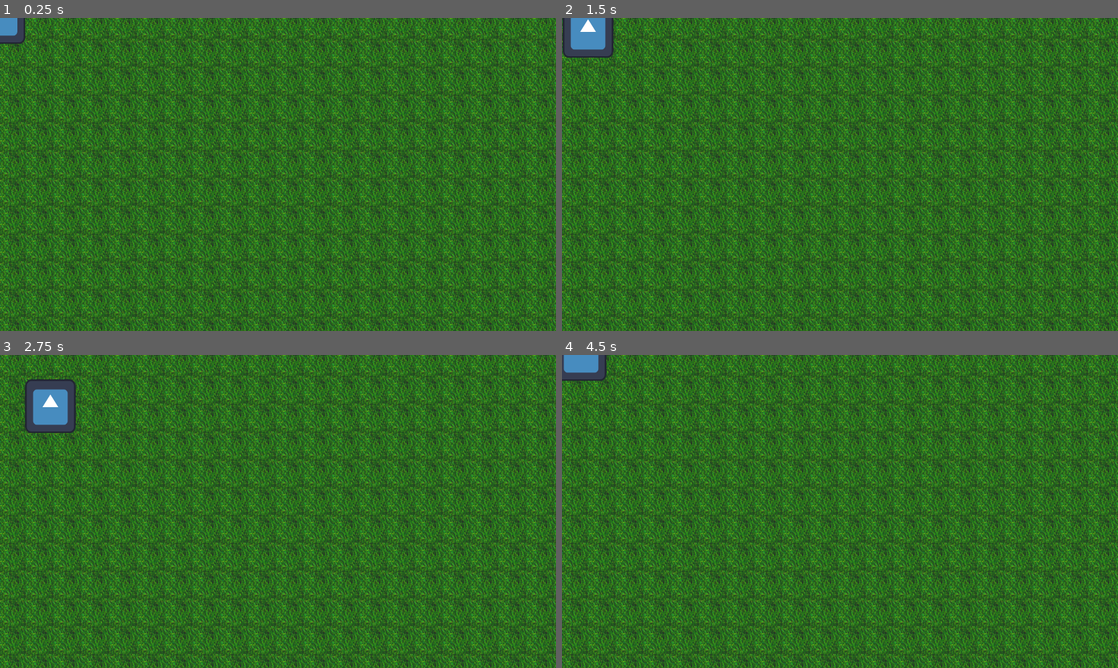
Above: before the commit, frames 1-4 (two rows, left to right).
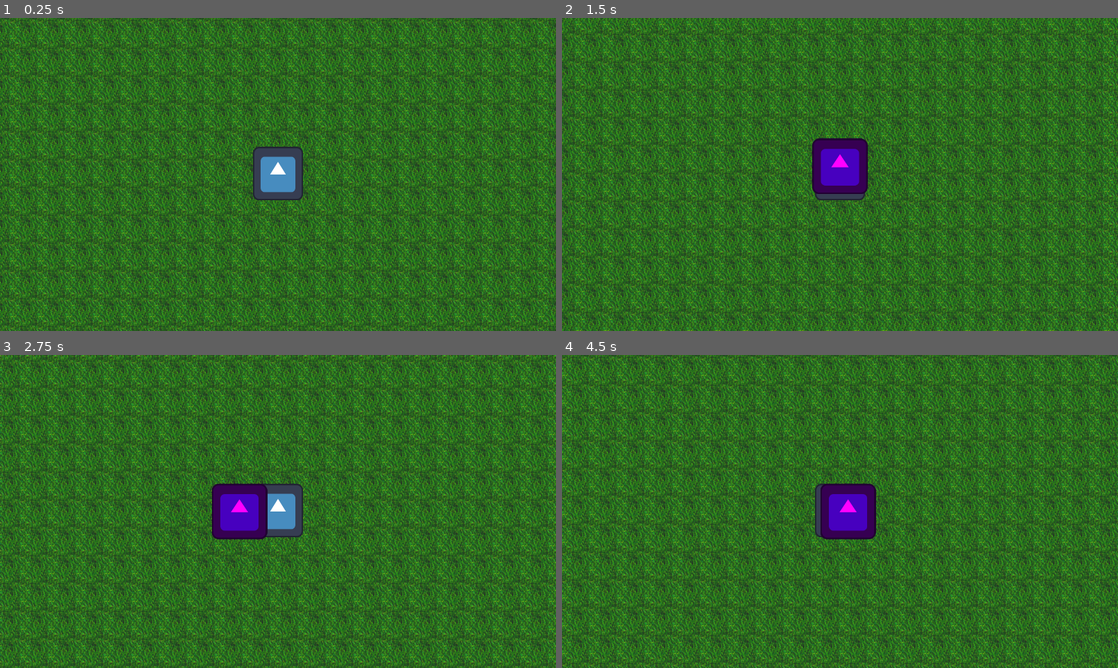
Above: after the commit, the same moments.

Repository: henriquegeribello/CC5408-1-Taller-de-Dise-o-y-Desarrollo-de-Videojuegos
Game: Godot game, scene res://World/world.tscn
The game is run twice, just before and just after one commit, with the same random seed, the same clock (stepped at 60 frames per second) and the same inputs. The engine's default icon, where the game draws it, is replaced by a stand-in: a white triangle on a blue panel in a dark square.
Inputs:
- Up to frame 1 (0.25 s): no input
- Up to frame 2 (1.5 s): tap Enter (ui_accept) at 0.5, 0.6, 0.77, 1.07, 1.35 s; hold D (right) 0.53-1.28 s; hold S (down) from 1.28 s (still down)
- Up to frame 3 (2.75 s): tap Enter (ui_accept) at 1.52, 1.82, 2.1 s; release S (down) at 2.03 s; hold D (right) from 2.03 s (still down)
- Up to frame 4 (4.5 s): release D (right) at 2.78 s; hold W (up) 2.78-3.53 s; tap Enter (ui_accept) at 2.85, 3.02, 3.32, 3.6, 3.77, 4.07, 4.35 s; hold A (left) from 3.53 s (still down)

The runs differ from the first frame. In frame 1, 46% of the frame differs, in the area x 0-100%, y 0-100%; in frame 2, 46%; in frame 3, 47%; in frame 4, 50%.
Error before the commit: Parse Error: Identifier "movement_speed" not declared in the current scope. (res://World/Shadow.gd:18)

Commit message:
Implemented shadow mechanic sketch

Diff:
--- a/World/Shadow.gd
+++ b/World/Shadow.gd
@@ -7,13 +7,12 @@
 # Called when the node enters the scene tree for the first time.
 func _ready():
 	for i in range(50):
-		var x = randfn(0, 1)
-		var y = randfn(0, 1)
-		movementArray.append(Vector2(x, y))
+		movementArray.append(Vector2(0, 0))
 
 
 # Called every frame. 'delta' is the elapsed time since the previous frame.
 func _process(delta):
 	var mov = movementArray[movementCounter]
-	velocity = mov.normalized()*movement_speed
-	move_and_slide()
+	position += mov
+	movementCounter+=1
+	movementCounter = movementCounter%movementArray.size()
--- a/World/world.tscn
+++ b/World/world.tscn
@@ -1,7 +1,8 @@
-[gd_scene load_steps=4 format=3 uid="uid://bk88s1l2tfeb0"]
+[gd_scene load_steps=5 format=3 uid="uid://bk88s1l2tfeb0"]
 
 [ext_resource type="Texture2D" uid="uid://qehda634lpl4" path="res://dirt_full_new.png" id="1_l10io"]
 [ext_resource type="PackedScene" uid="uid://do8oqsdg258a8" path="res://player.tscn" id="2_nbq3s"]
+[ext_resource type="Texture2D" uid="uid://cprm7pfy1asc1" path="res://icon.svg" id="3_ihvxp"]
 [ext_resource type="Script" path="res://World/Shadow.gd" id="3_lbua8"]
 
 [node name="World" type="Node2D"]
@@ -9,11 +10,18 @@
 [node name="Sprite2D" type="Sprite2D" parent="."]
 texture_filter = 2
 texture_repeat = 2
+position = Vector2(-19, -106)
 texture = ExtResource("1_l10io")
 region_enabled = true
 region_rect = Rect2(0, 0, 10000, 10000)
 
 [node name="Player" parent="." instance=ExtResource("2_nbq3s")]
 
-[node name="Shadow" type="Sprite2D" parent="."]
+[node name="Camera2D" type="Camera2D" parent="Player"]
+
+[node name="Shadow" type="Sprite2D" parent="." groups=["Shadow"]]
+modulate = Color(1, 0, 1, 1)
+position = Vector2(349, 230)
+scale = Vector2(0.5, 0.5)
+texture = ExtResource("3_ihvxp")
 script = ExtResource("3_lbua8")
--- a/player.gd
+++ b/player.gd
@@ -1,7 +1,7 @@
 extends CharacterBody2D
 
 var movement_speed = 40.0
-
+var movement_array = []
 
 
 const SPEED = 300.0
@@ -17,16 +17,25 @@
 	# Get the input direction and handle the movement/deceleration.
 	# As good practice, you should replace UI actions with custom gameplay actions.
 	var direction = Input.get_axis("ui_left", "ui_right")
-	if direction:
-		velocity.x = direction * SPEED
-	else:
-		velocity.x = move_toward(velocity.x, 0, SPEED)
+	#if direction:
+	#	velocity.x = direction * SPEED
+	#else:
+	#	velocity.x = move_toward(velocity.x, 0, SPEED)
 
 	move_and_slide()
+
+	if Input.is_action_just_pressed("ui_accept"):
+		var shadw = get_tree().get_first_node_in_group("Shadow")
+		shadw.global_position = global_position
+		shadw.movementArray = movement_array
+		shadw.movementCounter = 0
+
+
 
 func movement():
 	var x_mov = Input.get_action_strength("right") - Input.get_action_strength("left")
 	var y_mov = Input.get_action_strength("down") - Input.get_action_strength("up")
 	var mov = Vector2(x_mov, y_mov)
+	movement_array.append(mov)
 	velocity = mov.normalized()*movement_speed
 	move_and_slide()
